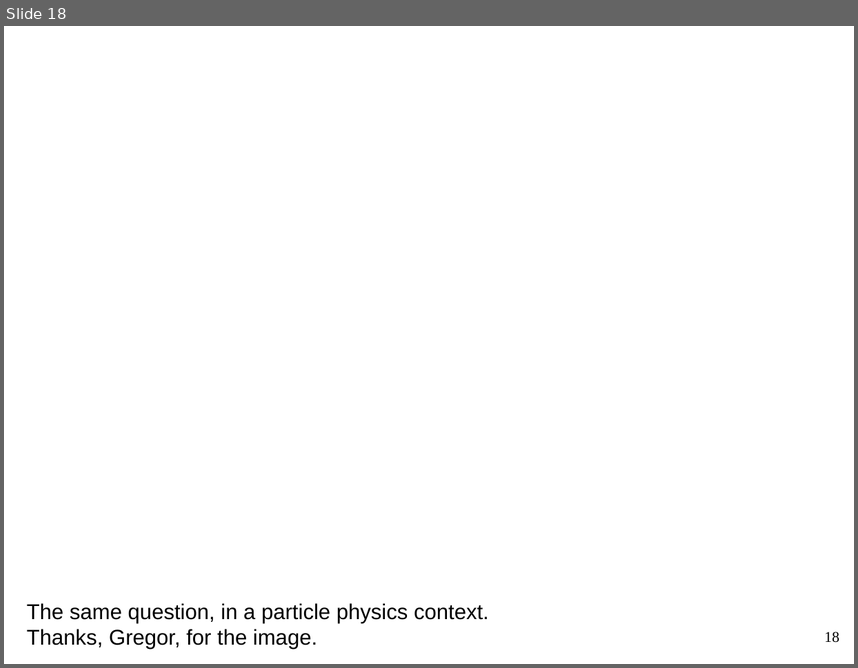
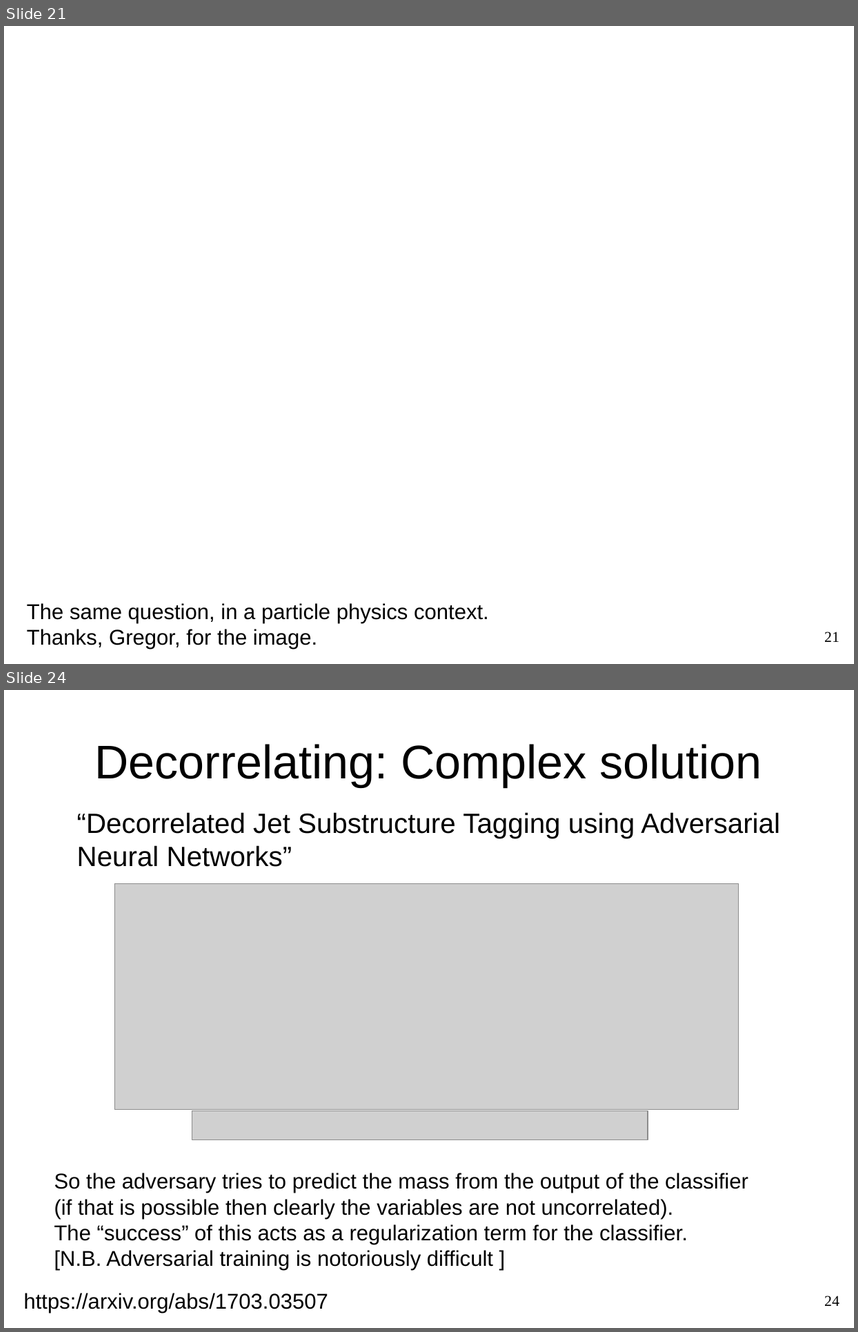
Before and after one commit to WolfgangWaltenberger/winterschool, a slide deck: systematics.odp. Shown one above the other, each under a label of ours: slide 18 before the commit, slides 21 and 24 after it; the slides between them are not shown. The pictures are 858x668 and 858x1332 pixels, drawn with LibreOffice and Linux fonts; fonts in the diff are those of the drawing; grey boxes stand for pictures; background and template pictures are left out. Boxes give left, top, right and bottom in pixels: in the first picture for what was removed or moved away, otherwise in the second. Text is boxed around its words. In the diff, an @@ line names an element or a change of style, - is before the commit and + after.

```diff
--- a/systematics.odp
+++ b/systematics.odp
@@ slide 24 added at (4, 690, 854, 1328), background #FFFFFF @@
@@ title added at (95, 744, 762, 787), 44 pt, text #000000 @@
+Decorrelating: Complex solution
@@ text added at (77, 812, 780, 867), 26 pt, text #000000 @@
+“Decorrelated Jet Substructure Tagging using Adversarial Neural Networks”
@@ picture added at (114, 884, 738, 1110) @@
@@ picture added at (192, 1110, 648, 1140) @@
@@ text added at (54, 1172, 749, 1270), 20 pt, text #000000 @@
+So the adversary tries to predict the mass from the output of the classifier
+(if that is possible then clearly the variables are not uncorrelated).
+The “success” of this acts as a regularization term for the classifier.
+[N.B. Adversarial training is notoriously difficult ]
@@ text added at (24, 1292, 328, 1313), 20 pt, text #000000 @@
+https://arxiv.org/abs/1703.03507
@@ page number added at (824, 1295, 840, 1305), 14 pt, text #000000 @@
+24
@@ what was slide 18 is now slide 21 @@
@@ page number at (824, 631, 840, 641): text changed @@
-18
+21
```
Also in this commit, not shown: 3 slides changed, 6 other slides added, 2 slides removed, 1 other file.
